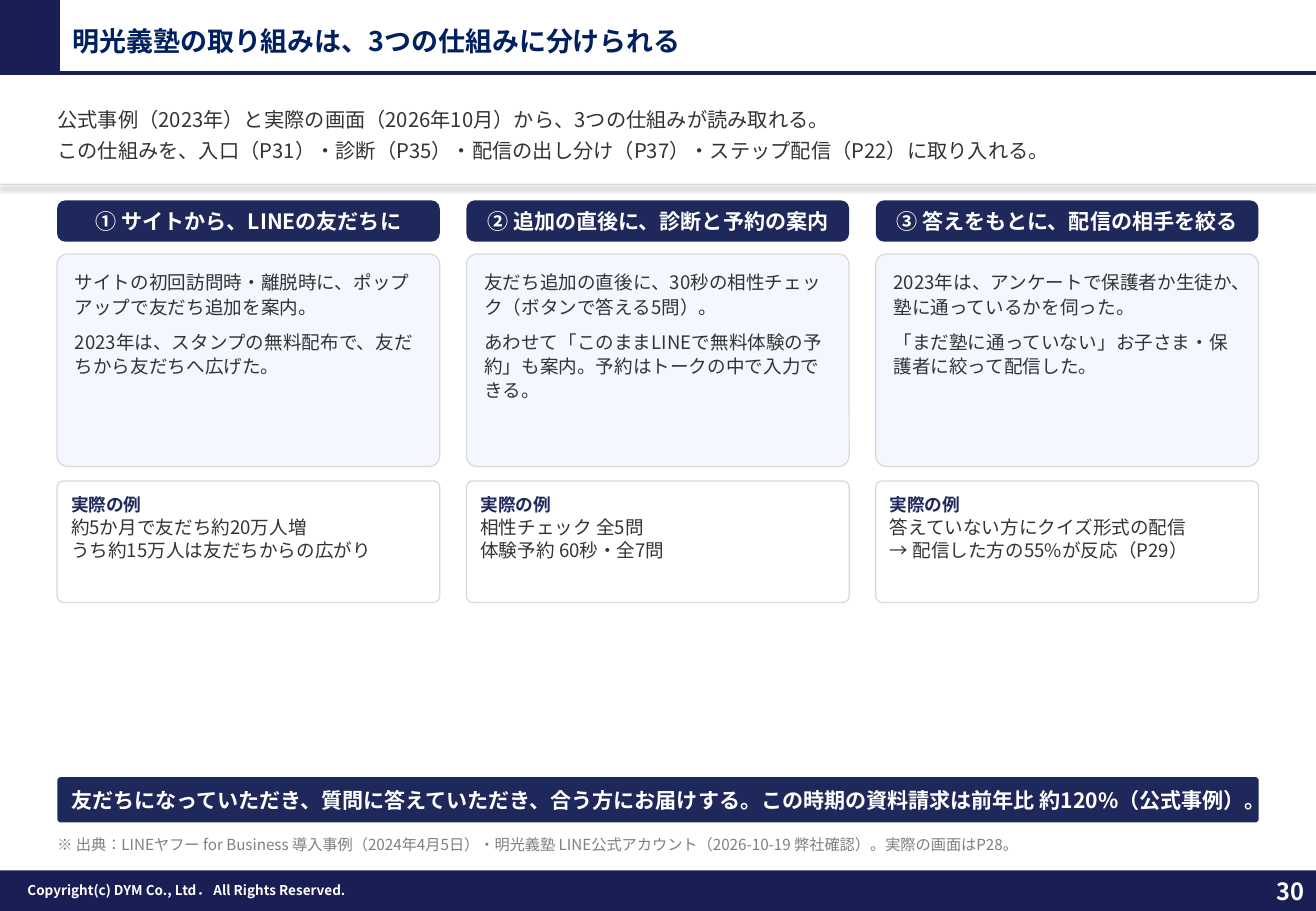
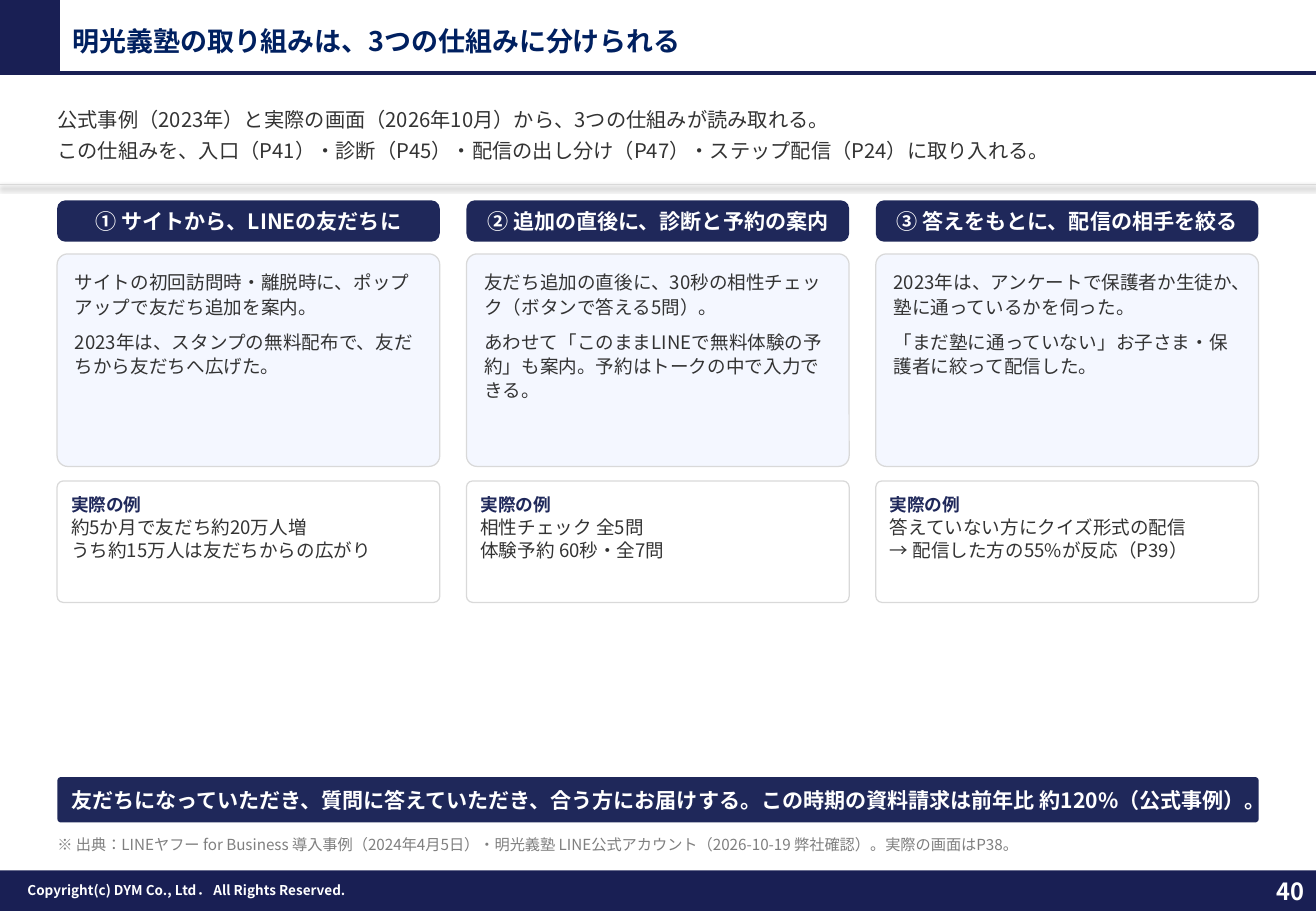
Before and after one commit to tonomura-r-dev/folder, a slide deck: slide 40 of 教育（塾）業界_LINE公式アカウント運用のご提案_新FMT版.pptx (slide 30 before the commit). Drawn at 1316x911 pixels with LibreOffice and Linux fonts; fonts in the diff are those of the drawing; background and template pictures are left out. Boxes give left, top, right and bottom in pixels: in the first picture for what was removed or moved away, otherwise in the second. Text is boxed around its words. In the diff, an @@ line names an element or a change of style, - is before the commit and + after.

```diff
--- a/教育（塾）業界_LINE公式アカウント運用のご提案_新FMT版.pptx
+++ b/教育（塾）業界_LINE公式アカウント運用のご提案_新FMT版.pptx
@@ text at box(57, 141, 1048, 160): text changed @@
-この仕組みを、入口（P31）・診断（P35）・配信の出し分け（P37）・ステップ配信（P22）に取り入れる。
+この仕組みを、入口（P41）・診断（P45）・配信の出し分け（P47）・ステップ配信（P24）に取り入れる。
@@ text in rounded rectangle at box(912, 541, 1187, 559): text changed @@
-→ 配信した方の55%が反応（P29）
+→ 配信した方の55%が反応（P39）
@@ text at box(76, 837, 1018, 851): text changed @@
-※ 出典：LINEヤフー for Business 導入事例（2024年4月5日）・明光義塾 LINE公式アカウント（2026-10-19 弊社確認）。実際の画面はP28。
+※ 出典：LINEヤフー for Business 導入事例（2024年4月5日）・明光義塾 LINE公式アカウント（2026-10-19 弊社確認）。実際の画面はP38。
@@ page number at box(1276, 882, 1304, 901): text changed @@
-30
+40
```
Also in this commit, not shown: 35 other slides changed, 20 slides added, 4 slides removed, 4 other files.
